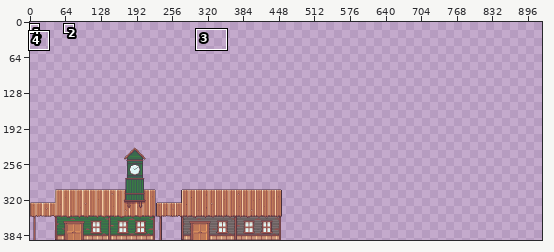
One commit to this pixel-art file: public/ressources/ase/Town_Tileset.aseprite. Above, an overview of the earlier version with the close-up marked.
Close-up. Before the commit:
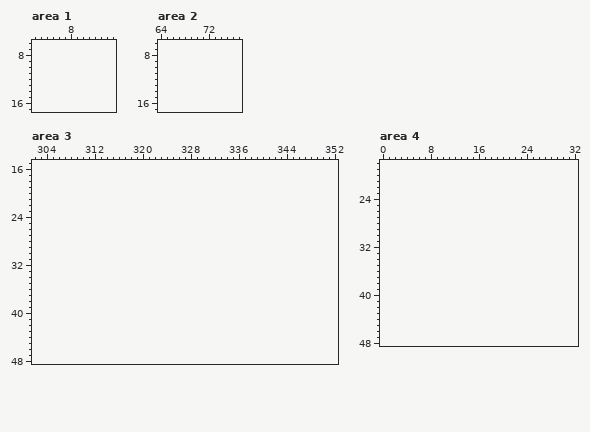
453x167 pixels, 1 frame. Shown: area 1: x 2..15, y 6..17; area 2: x 64..77, y 6..17; area 3: x 302..352, y 15..48; area 4: x 0..32, y 18..48. The old version is drawn lined up with the new one, on the new canvas. The commit also changed other parts of the picture, which this record leaves out.
After the commit:
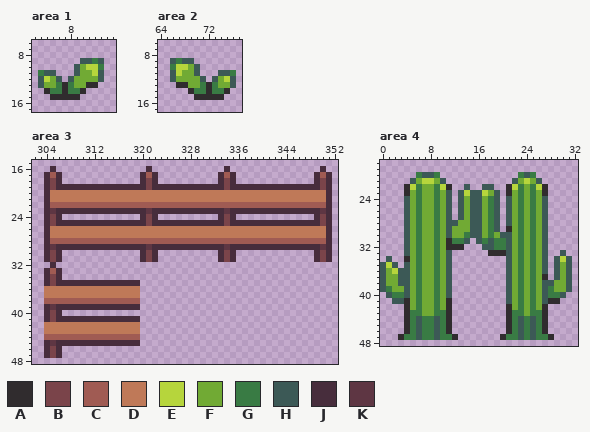
Palette (. is transparent): A #302c2e  B #7a444a  C #a05b53  D #bf7958  E #b6d53c  F #71aa34  G #397b44  H #3c5956  J #472d3c  K #5e3643
Diff:
canvas 453x167 -> 921x393, the old top-left corner now at 0,226
--- area 1
@@ x 2..15 @@
  8 ..............
- 9 ..............
-10 ..............
-11 ..............
-12 ..............
-13 ..............
-14 ..............
-15 ..............
+ 9 ........HHGH..
+10 .......HFEEG..
+11 .GHH...HFFEH..
+12 .HEFH.HFFFFH..
+13 .HFFGAGFFAA...
+14 ..AGGAGGA.....
+15 ...AAAAA......
 16 ..............
--- area 2
@@ x 64..77 @@
  8 ..............
- 9 ..............
-10 ..............
-11 ..............
-12 ..............
-13 ..............
-14 ..............
-15 ..............
+ 9 ..HGHH........
+10 ..GEEFH.......
+11 ..HEFFH...HHG.
+12 ..HFFFFH.HFEH.
+13 ...AAFFGAGFFH.
+14 .....AGGAGGA..
+15 ......AAAAA...
 16 ..............
--- area 3
@@ x 302..352 @@
 15 ...................................................
-16 ...................................................
-17 ...................................................
-18 ...................................................
-19 ...................................................
-20 ...................................................
-21 ...................................................
-22 ...................................................
-23 ...................................................
-24 ...................................................
-25 ...................................................
-26 ...................................................
-27 ...................................................
-28 ...................................................
-29 ...................................................
-30 ...................................................
-31 ...................................................
-32 ...................................................
-33 ...................................................
-34 ...................................................
-35 ...................................................
-36 ...................................................
-37 ...................................................
-38 ...................................................
-39 ...................................................
-40 ...................................................
-41 ...................................................
-42 ...................................................
-43 ...................................................
-44 ...................................................
-45 ...................................................
-46 ...................................................
-47 ...................................................
+16 ...J...............J............J...............J..
+17 ..JCJ.............JCJ..........JCJ.............JCJ.
+18 ..JBJ.............JBJ..........JBJ.............JBJ.
+19 ..JBJJJJJJJJJJJJJJJBJJJJJJJJJJJJBJJJJJJJJJJJJJJJBJ.
+20 ..JDDDDDDDDDDDDDDDDDDDDDDDDDDDDDDDDDDDDDDDDDDDDDDJ.
+21 ..JDDDDDDDDDDDDDDDDDDDDDDDDDDDDDDDDDDDDDDDDDDDDDDJ.
+22 ..JCCCCCCCCCCCCCCCCCCCCCCCCCCCCCCCCCCCCCCCCCCCCCCJ.
+23 ..JKJJJJJJJJJJJJJJJKJJJJJJJJJJJJKJJJJJJJJJJJJJJJKJ.
+24 ..JBJ.............JBJ..........JBJ.............JBJ.
+25 ..JBJJJJJJJJJJJJJJJBJJJJJJJJJJJJBJJJJJJJJJJJJJJJBJ.
+26 ..JDDDDDDDDDDDDDDDDDDDDDDDDDDDDDDDDDDDDDDDDDDDDDDJ.
+27 ..JDDDDDDDDDDDDDDDDDDDDDDDDDDDDDDDDDDDDDDDDDDDDDDJ.
+28 ..JCCCCCCCCCCCCCCCCCCCCCCCCCCCCCCCCCCCCCCCCCCCCCCJ.
+29 ..JKJJJJJJJJJJJJJJJKJJJJJJJJJJJJKJJJJJJJJJJJJJJJKJ.
+30 ..JBJ.............JBJ..........JBJ.............JBJ.
+31 ..JBJ.............JBJ..........JBJ.............JBJ.
+32 ...J...............................................
+33 ..JCJ..............................................
+34 ..JBJ..............................................
+35 ..JBJJJJJJJJJJJJJJ.................................
+36 ..DDDDDDDDDDDDDDDD.................................
+37 ..DDDDDDDDDDDDDDDD.................................
+38 ..CCCCCCCCCCCCCCCC.................................
+39 ..JKJJJJJJJJJJJJJJ.................................
+40 ..JBJ..............................................
+41 ..JBJJJJJJJJJJJJJJ.................................
+42 ..DDDDDDDDDDDDDDDD.................................
+43 ..DDDDDDDDDDDDDDDD.................................
+44 ..CCCCCCCCCCCCCCCC.................................
+45 ..JKJJJJJJJJJJJJJJ.................................
+46 ..JBJ..............................................
+47 ..JBJ..............................................
 48 ...................................................
--- area 4
@@ x 0..32 @@
 19 .................................
-20 .................................
-21 .................................
-22 .................................
-23 .................................
-24 .................................
-25 .................................
-26 .................................
-27 .................................
-28 .................................
-29 .................................
-30 .................................
-31 .................................
-32 .................................
-33 .................................
-34 .................................
-35 .................................
-36 .................................
-37 .................................
-38 .................................
-39 .................................
-40 .................................
-41 .................................
-42 .................................
-43 .................................
-44 .................................
-45 .................................
-46 .................................
-47 .................................
+20 ......GHHG.............GHG.......
+21 .....HFEEFH...........HFEFH......
+22 ....AEGFFGEA..H..HH..AEGFGEA.....
+23 ....AFGFFGFH.HEHHEFH.AFGFGFA.....
+24 ....HFGFFGFH.HFHHFGH.HFGFGFH.....
+25 ....HFGFFGFH.HFHHFGH.HFGFGFH.....
+26 ....HFGFFGFH.HFHHFGH.HFGFGFH.....
+27 ....HFGFFGFH.HFHHFGH.HFGFGFH.....
+28 ....HFGFFGFHHFFHHFGH.HFGFGFH.....
+29 ....HFGFFGFHFFFHHFGH.AFGFGFH.....
+30 ....HFGFFGFHFFGHHFGFHHFGFGFH.....
+31 ....HFGFFGFAGGH.HGHGGHFGFGFH.....
+32 ....HFGFFGFAAA...HHGGHFGFGFH.....
+33 ....HFGFFGFH......AAAHFGFGFH..H..
+34 .H..AFGFFGFH.........HFGFGFH.HEH.
+35 HEH.HFGFFGFH.........HFGFGFH.HFH.
+36 HFEHHFGFFGFH.........HFGFGFH.HFH.
+37 HFFHHFGFFGFH.........HFGFGFA.HFH.
+38 HFFHHFGFFGFH.........HFGFGFHHFFH.
+39 HGFFHFGFFGFH.........HFGFGFHGFFH.
+40 .HGGHFGFFGFH.........HFGFGFHGGH..
+41 ..HHAFGFFGFA.........HFGFGFHAA...
+42 ....AFGFFGFA.........AFGFGFA.....
+43 ....AGGFFGGA.........AGGFGGA.....
+44 ....AGHGGHGA.........AGHGHGA.....
+45 ....AGHGGHGA.........AGHGHGA.....
+46 ....AGHGGHGA.........AGHGHGA.....
+47 ...AGGHGGHGGA.......AGGHGHGGA....
 48 .................................
Where, in picture pixels (left, top, right, bottom), the same in both close-ups:
added: (38, 58, 104, 100)
added: (170, 58, 236, 100)
added: (44, 166, 332, 358)
added: (380, 172, 572, 340)
